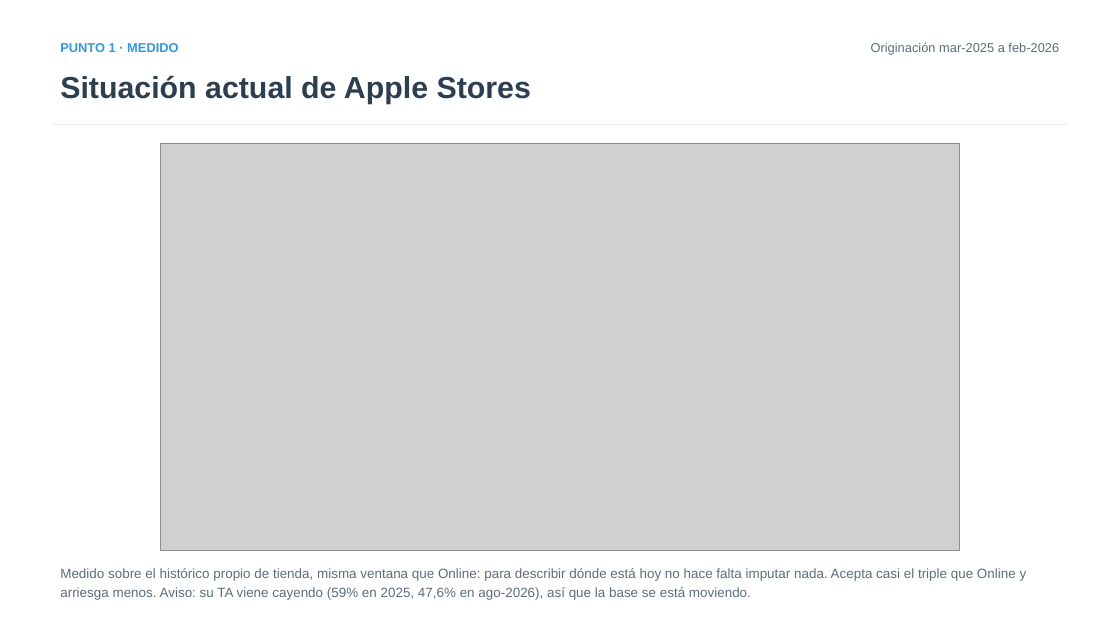
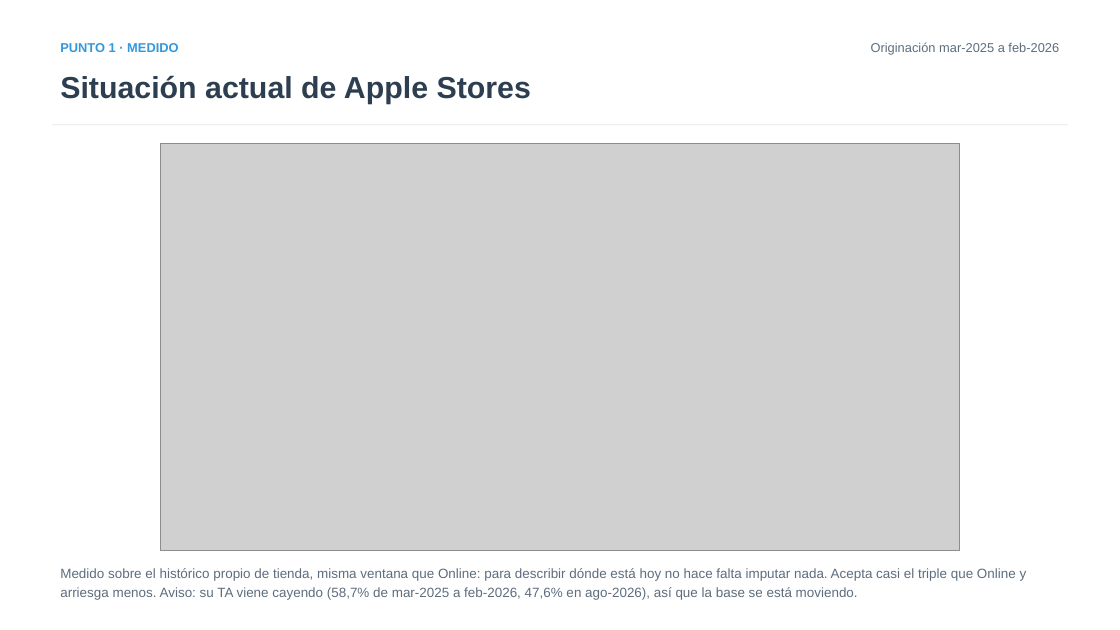
Before and after one commit to iocariz/scoring_tools, a slide deck: slide 4 of output/apple_deck/Estudio_Apple_EFX.pptx. Drawn at 1120x630 pixels with LibreOffice and Linux fonts; fonts in the diff are those of the drawing; grey boxes stand for pictures. Boxes give left, top, right and bottom in pixels: in the first picture for what was removed or moved away, otherwise in the second. Text is boxed around its words. In the diff, an @@ line names an element or a change of style, - is before the commit and + after.

```diff
--- a/output/apple_deck/Estudio_Apple_EFX.pptx
+++ b/output/apple_deck/Estudio_Apple_EFX.pptx
@@ text at <box>60,568,1027,600</box>: text changed @@
-Medido sobre el histórico propio de tienda, misma ventana que Online: para describir dónde está hoy no hace falta imputar nada. Acepta casi el triple que Online y arriesga menos. Aviso: su TA viene cayendo (59% en 2025, 47,6% en ago-2026), así que la base se está moviendo.
+Medido sobre el histórico propio de tienda, misma ventana que Online: para describir dónde está hoy no hace falta imputar nada. Acepta casi el triple que Online y arriesga menos. Aviso: su TA viene cayendo (58,7% de mar-2025 a feb-2026, 47,6% en ago-2026), así que la base se está moviendo.
```
Also in this commit, not shown: 5 other slides changed, 7 other files.
